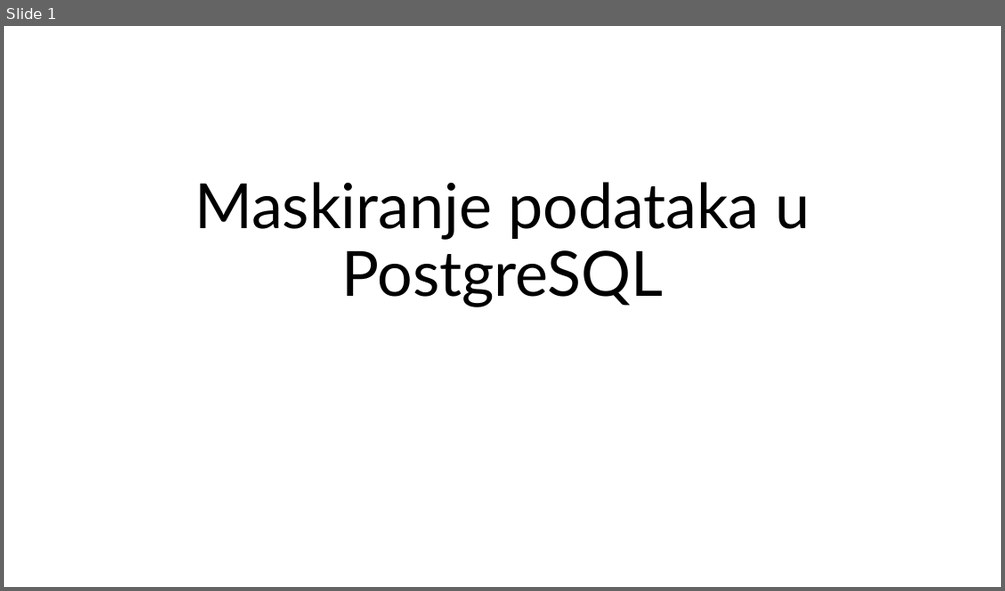
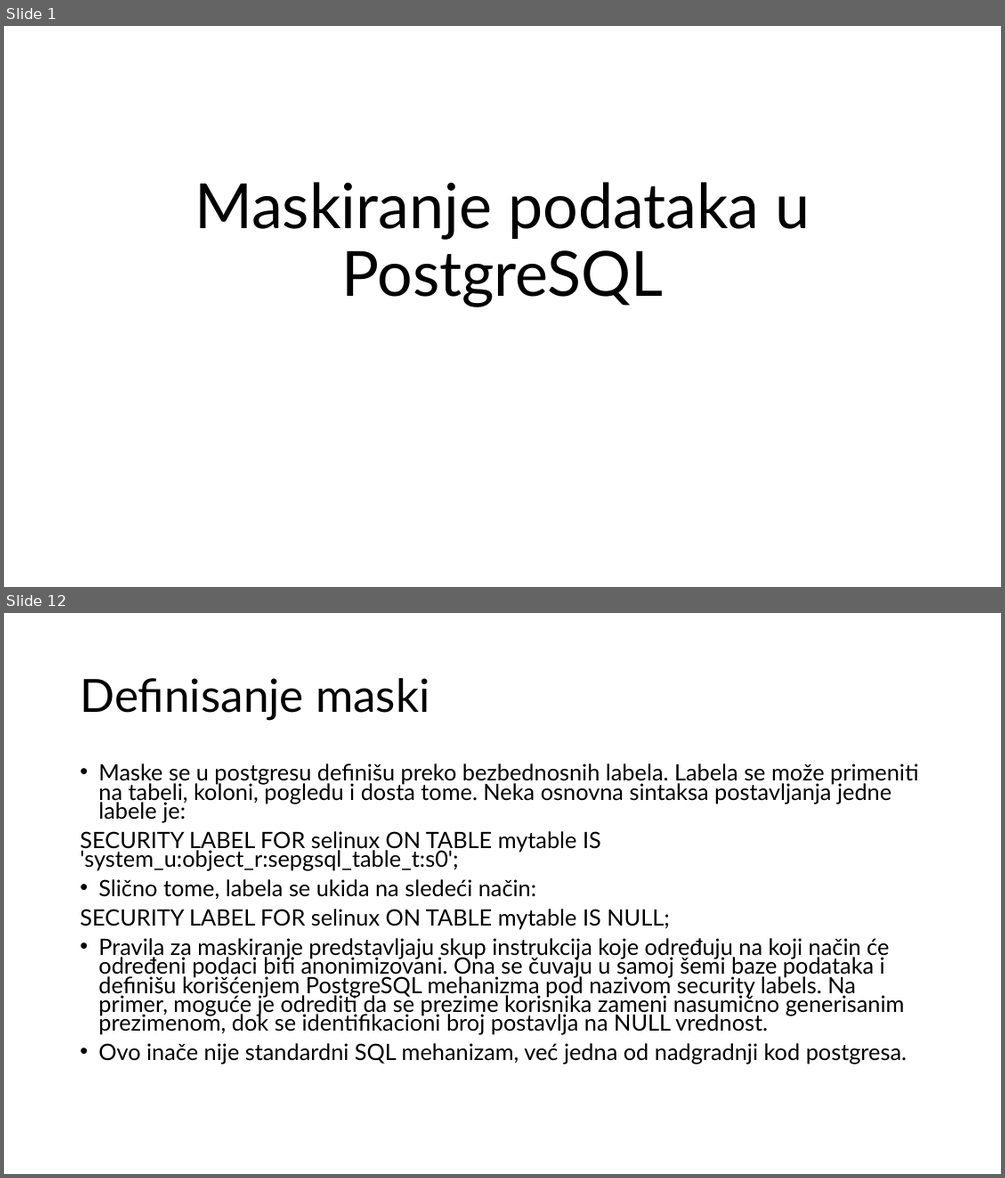
Before and after one commit to radisa-markovic/data-masking-postgres, a slide deck: Maskiranje podataka PostgreSQL.pptx. Shown one above the other, each under a label of ours: slide 1 before the commit, slides 1 and 12 after it; the slides between them are not shown. The pictures are 1005x591 and 1005x1178 pixels, drawn with LibreOffice and Linux fonts; fonts in the diff are those of the drawing. Boxes give left, top, right and bottom in pixels: in the first picture for what was removed or moved away, otherwise in the second. Text is boxed around its words. In the diff, an @@ line names an element or a change of style, - is before the commit and + after.

```diff
--- a/Maskiranje podataka PostgreSQL.pptx
+++ b/Maskiranje podataka PostgreSQL.pptx
@@ slide 12 added at (4, 613, 1001, 1174), background #FFFFFF @@
@@ title added at (80, 678, 429, 720), 44 pt, text #000000 @@
+Definisanje maski
@@ text added at (80, 763, 919, 1063), 21.7 pt, text #000000 @@
+• Maske se u postgresu definišu preko bezbednosnih labela. Labela se može primeniti na tabeli, koloni, pogledu i dosta tome. Neka osnovna sintaksa postavljanja jedne labele je:
+SECURITY LABEL FOR selinux ON TABLE mytable IS 'system_u:object_r:sepgsql_table_t:s0';
+• Slično tome, labela se ukida na sledeći način:
+SECURITY LABEL FOR selinux ON TABLE mytable IS NULL;
+• Pravila za maskiranje predstavljaju skup instrukcija koje određuju na koji način će određeni podaci biti anonimizovani. Ona se čuvaju u samoj šemi baze podataka i definišu korišćenjem PostgreSQL mehanizma pod nazivom security labels. Na primer, moguće je odrediti da se prezime korisnika zameni nasumično generisanim prezimenom, dok se identifikacioni broj postavlja na NULL vrednost.
+• Ovo inače nije standardni SQL mehanizam, već jedna od nadgradnji kod postgresa.
```
Also in this commit, not shown: 13 other slides added.
